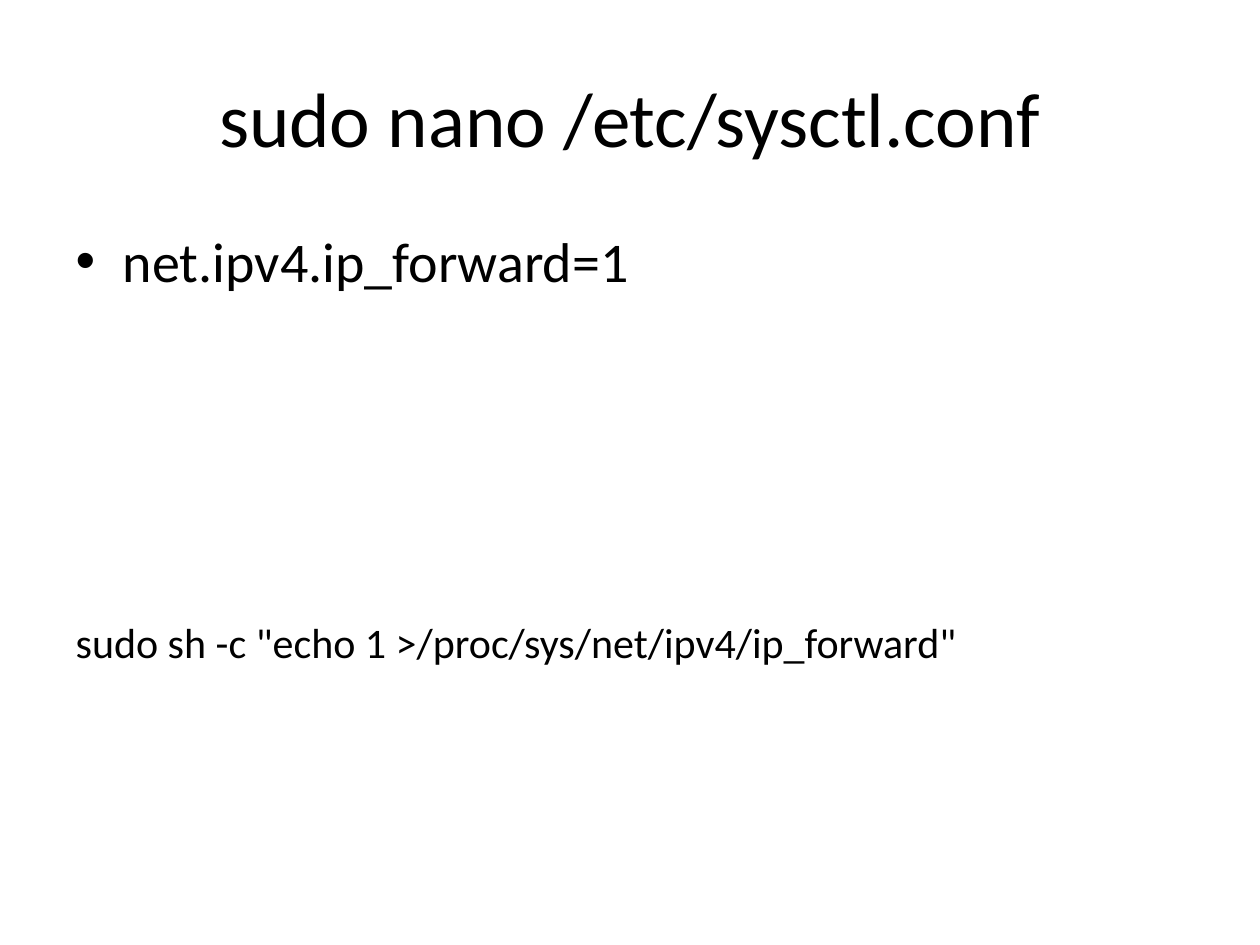
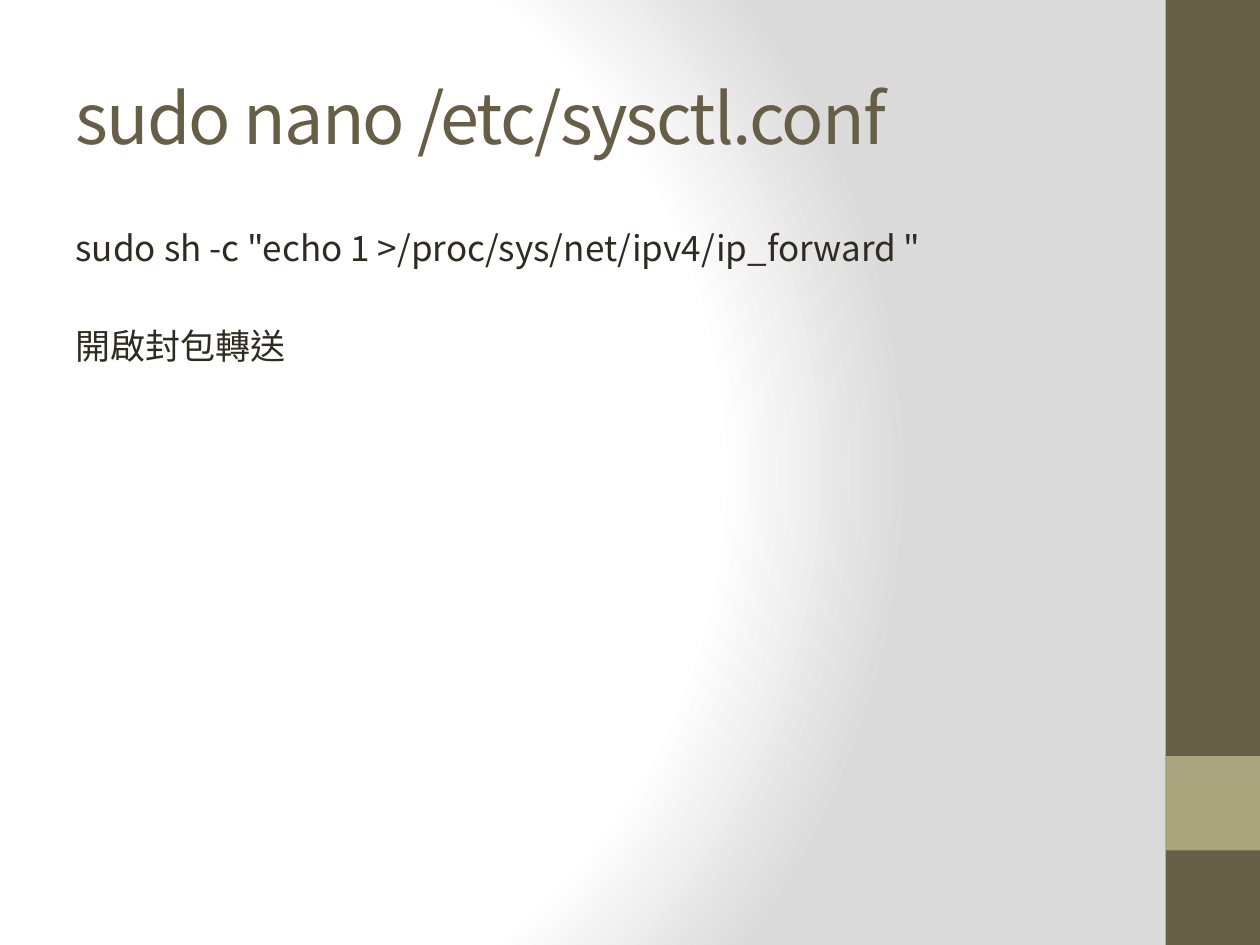
Before and after one commit to krnick/AP_MODE, a slide deck: slide 9 of 設定wifi ap_repeater.pptx. Drawn at 1260x945 pixels with LibreOffice and Linux fonts; fonts in the diff are those of the drawing. Boxes give left, top, right and bottom in pixels: in the first picture for what was removed or moved away, otherwise in the second. Text is boxed around its words. In the diff, an @@ line names an element or a change of style, - is before the commit and + after.

```diff
--- a/設定wifi ap_repeater.pptx
+++ b/設定wifi ap_repeater.pptx
@@ background #FFFFFF to gradient #FFFFFF to #DADADA @@
@@ rectangle added at (1166,0,1260,945), fill #675E47 @@
@@ title "sudo nano /etc/sysctl.conf" at (76,87,886,161): size 44 to 40 pt, font Calibri to Noto Sans CJK SC, text colour #000000 to #675E47, letter spacing 0 to -1 pt; alignment centre to left @@
@@ text at (76,232,896,362): text changed; size 24 to 20 pt; font Calibri to Noto Sans CJK SC; text colour #000000 to #2F2B20 @@
-• net.ipv4.ip_forward=1
-sudo sh -c "echo 1 >/proc/sys/net/ipv4/ip_forward"
+sudo sh -c "echo 1 >/proc/sys/net/ipv4/ip_forward "
+開啟封包轉送
@@ rectangle added at (1166,756,1260,850), fill #A9A57C @@
```
Also in this commit, not shown: 17 other slides changed.
